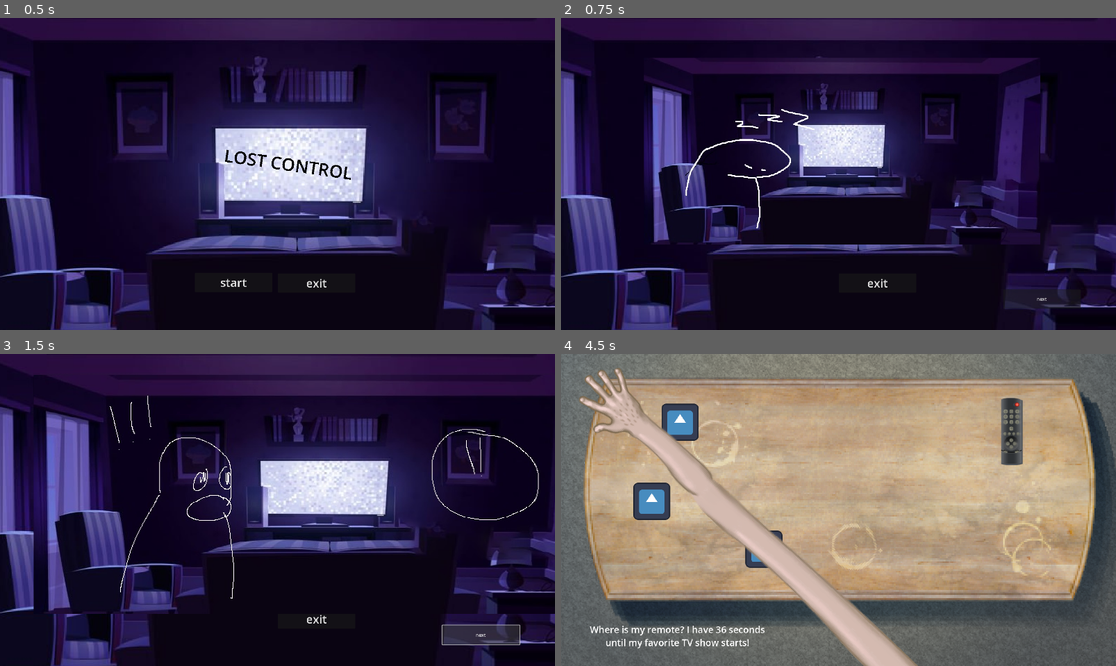
Above: before the commit, frames 1-4 (two rows, left to right).
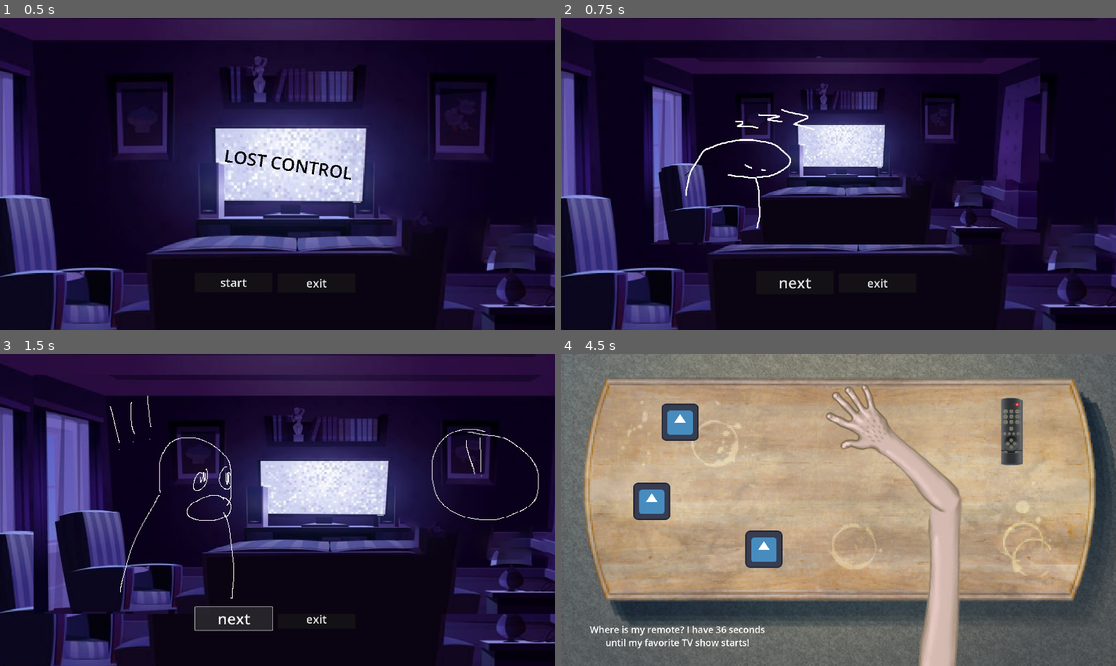
Above: after the commit, the same moments.

Repository: Hesuvius/LOST_CONTROL
Game: Godot game, scene res://start_menu/menu.tscn
The game is run twice, just before and just after one commit, with the same random seed, the same clock (stepped at 60 frames per second) and the same inputs. The engine's default icon, where the game draws it, is replaced by a stand-in: a white triangle on a blue panel in a dark square.
Inputs (mouse positions are in pixels of both pictures, inside the frame that each line leads up to):
- Up to frame 1 (0.5 s): no input
- Up to frame 2 (0.75 s): click "start" at 0.5 s
- Up to frame 3 (1.5 s): click "next" at 1.25 s
- Up to frame 4 (4.5 s): click "next" at 2 s; click "next" at 2.75 s; tap Enter at 3.5 s; move the mouse to (866, 510) at 3.52 s; click (866, 510) at 3.67 s; tap Space at 4.25 s; move the mouse to (810, 510) at 4.27 s; click (810, 510) at 4.42 s

Frame 1 is identical in both runs. In frame 2, 0.8% of the frame differs, in the area x 39-94%, y 83-94%; in frame 3, 1.6%; in frame 4, 11%, in the area x 3-73%, y 4-100%.

Commit message:
next buttonin siirtäminen

Diff:
--- a/Lost Control/start_menu/menu.tscn
+++ b/Lost Control/start_menu/menu.tscn
@@ -42,11 +42,12 @@
 [node name="next_btn" type="Button" parent="main_menu_graphics/buttons"]
 visible = false
 z_index = 5
-offset_left = 1530.0
-offset_top = 939.0
-offset_right = 1798.0
-offset_bottom = 1006.0
+offset_left = 675.0
+offset_top = 876.0
+offset_right = 943.0
+offset_bottom = 956.0
 theme = SubResource("Theme_y0f10")
+theme_override_font_sizes/font_size = 52
 text = "next"
 
 [node name="story_slides" type="Node2D" parent="."]
